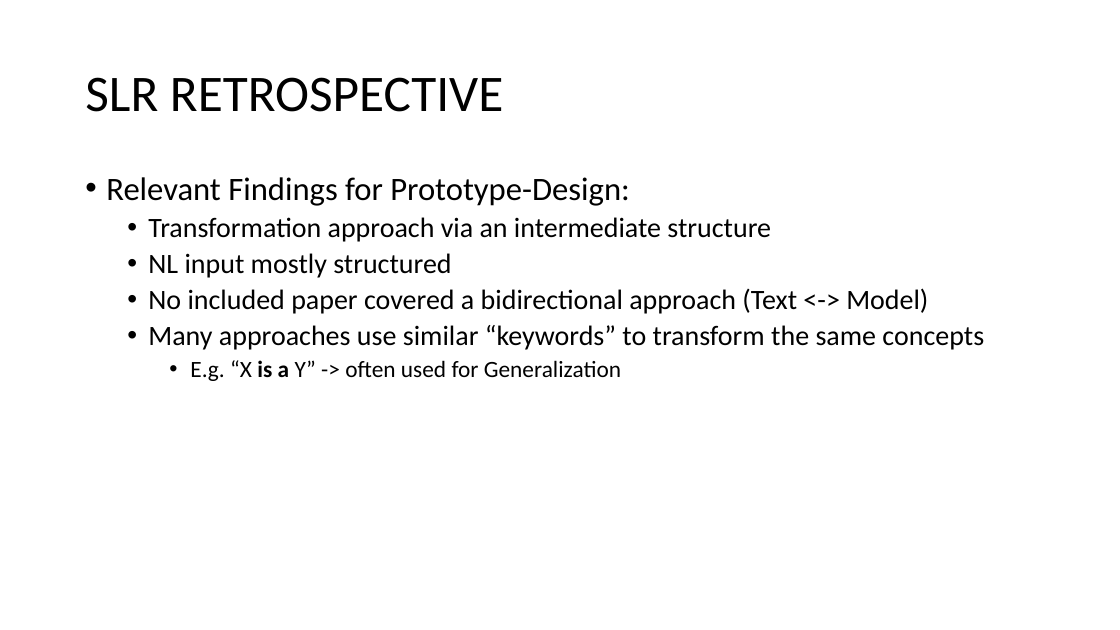
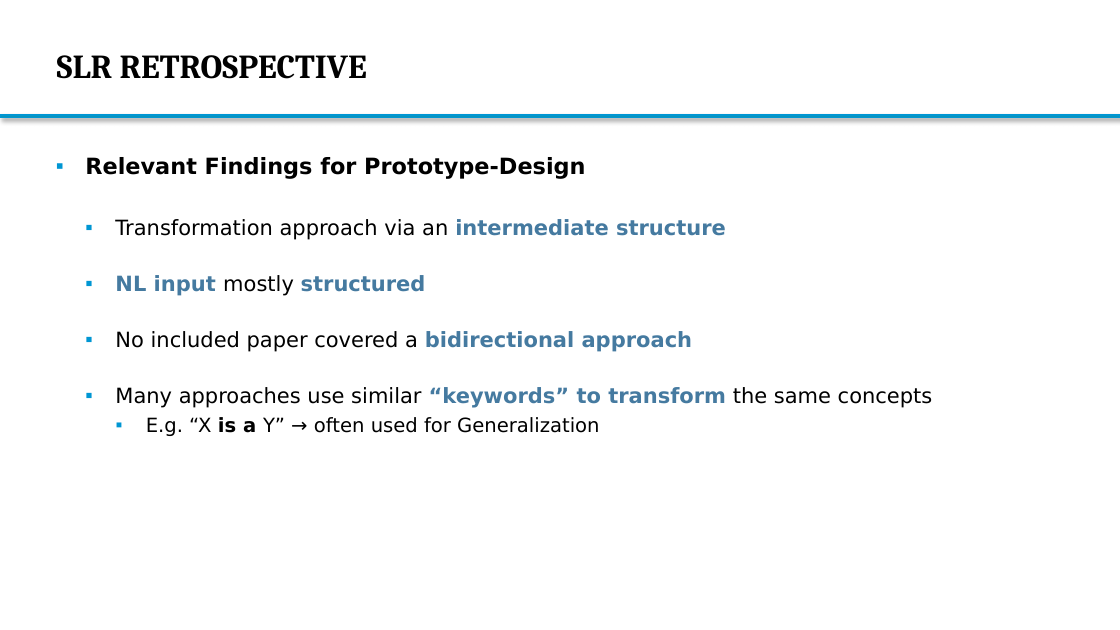
Before and after one commit to Bimi1804/BiT-ReNU, a slide deck: slide 6 of MasterThesis_Presentation2_MarkusBimassl.pptx. Drawn at 1120x630 pixels with LibreOffice and Linux fonts; fonts in the diff are those of the drawing; background and template pictures are left out. Boxes give left, top, right and bottom in pixels: in the first picture for what was removed or moved away, otherwise in the second. Text is boxed around its words. In the diff, an @@ line names an element or a change of style, - is before the commit and + after.

```diff
--- a/MasterThesis_Presentation2_MarkusBimassl.pptx
+++ b/MasterThesis_Presentation2_MarkusBimassl.pptx
@@ title "SLR RETROSPECTIVE": place and size @@
-title "SLR RETROSPECTIVE" at (85,77,503,112)
+title "SLR RETROSPECTIVE" at (57,55,367,79)
@@ title "SLR RETROSPECTIVE" at (57,55,367,79): size 44 to 28.8 pt, font Calibri to Cambria, bold on; line spacing 0.9 to 1 @@
@@ rectangle added at (0,115,1120,118), fill #0C94B7, outline #0096D3 1 pt @@
@@ text "Relevant Findings for Prototype-Design": place and size @@
-text "Relevant Findings for Prototype-Design" at (106,177,984,381)
+text "Relevant Findings for Prototype-Design" at (85,157,933,436)
@@ text at (85,157,585,179): text changed; size 28 to 19.2 pt; font Calibri to DejaVu Sans; bold on @@
-• Relevant Findings for Prototype-Design:
+▪ Relevant Findings for Prototype-Design
@@ text at (115,219,933,408): size 24 to 18 pt, font Calibri to DejaVu Sans in "Transformation approach via an intermediate structure", "NL input mostly structured", "Many approaches use similar “keywords” to transform ..."; text colour #000000 to #457AA0, bold on in "intermediate structure", "NL input structured", "“keywords” to transform"; bullet • to ▪; line spacing 0.9 to 1 @@
@@ text at (115,331,693,352): text changed; size 24 to 18 pt; font Calibri to DejaVu Sans @@
-  • No included paper covered a bidirectional approach (Text <-> Model)
+  ▪ No included paper covered a bidirectional approach
@@ text at (146,417,599,436): text changed; size 20 to 16.8 pt; font Calibri to DejaVu Sans @@
-    • E.g. “X is a Y” -> often used for Generalization
+    ▪ E.g. “X is a Y” → often used for Generalization
```
Also in this commit, not shown: 42 other slides changed, 5 slides added.
